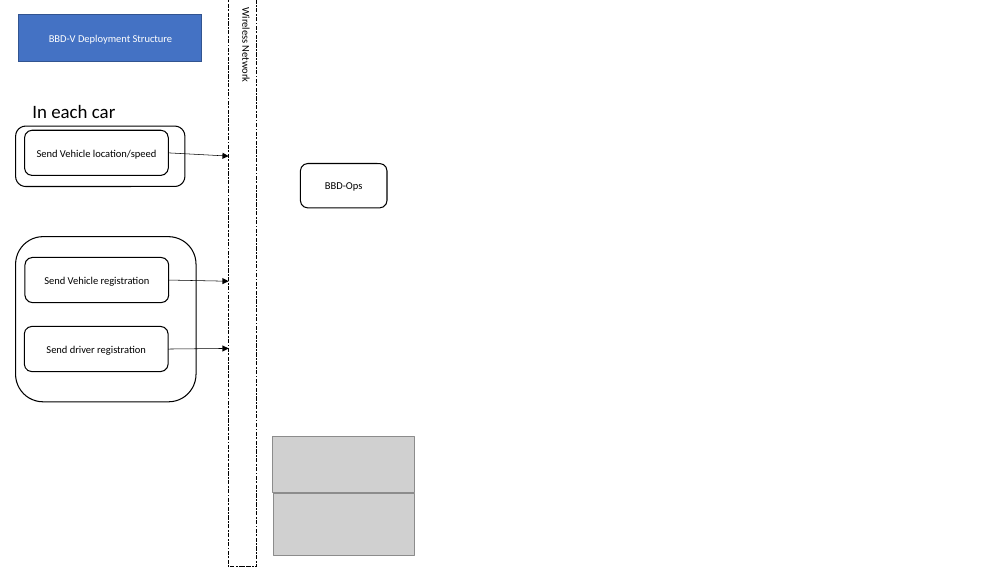
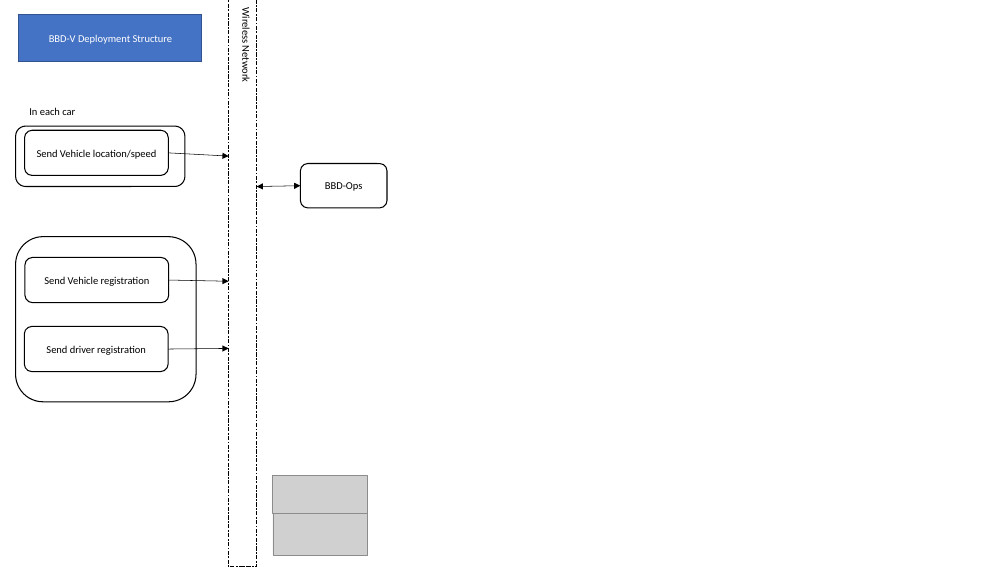
Before and after one commit to st970703/Software_Architecture_Report, a slide deck: slide 10 of Big Brother Driver Diagrams.pptx. Drawn at 1008x567 pixels with LibreOffice and Linux fonts; fonts in the diff are those of the drawing; grey boxes stand for pictures. Boxes give left, top, right and bottom in pixels: in the first picture for what was removed or moved away, otherwise in the second. Text is boxed around its words. In the diff, an @@ line names an element or a change of style, - is before the commit and + after.

```diff
--- a/Big Brother Driver Diagrams.pptx
+++ b/Big Brother Driver Diagrams.pptx
@@ text "In each car" at [29, 107, 75, 115]: size 18 to 10 pt @@
@@ double arrow added from (256, 187) to (300, 186), #000000 0.5 pt @@
@@ picture: place and size @@
-picture at [273, 436, 414, 492]
+picture at [273, 476, 368, 513]
@@ picture: place and size @@
-picture at [273, 494, 414, 556]
+picture at [273, 514, 368, 556]
```
Also in this commit, not shown: 11 other slides changed, 2 other files.
